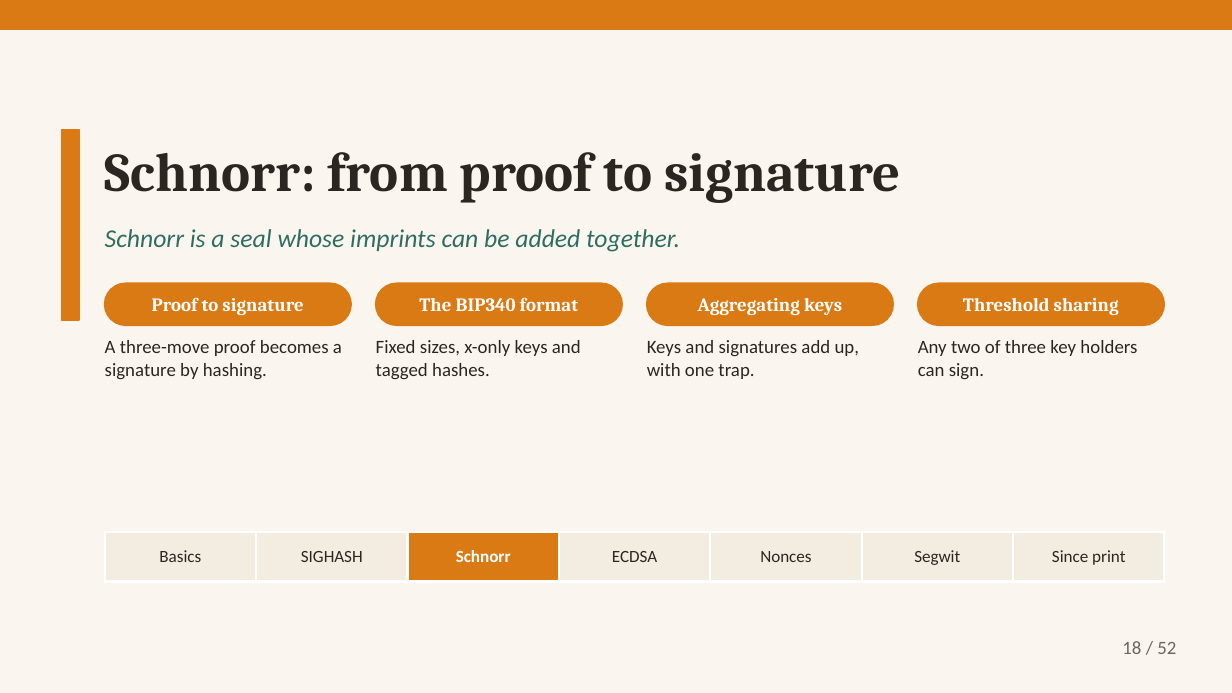
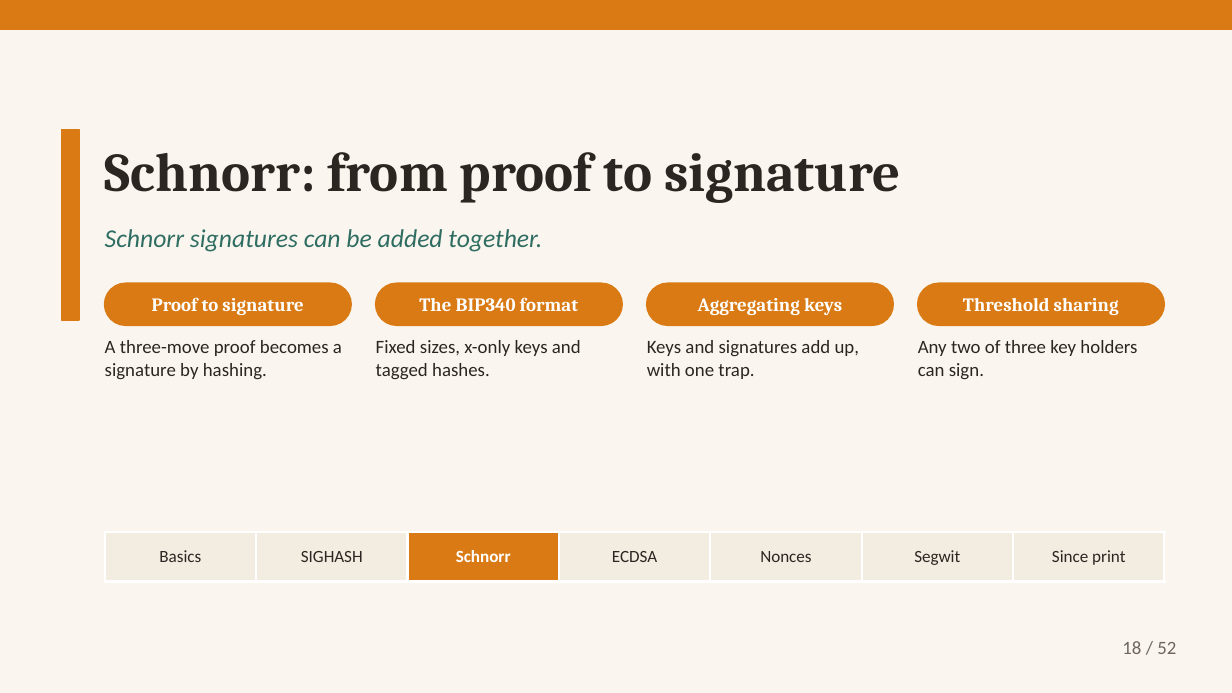
Before and after one commit to altunelyusuf/SEN0401, a slide deck: slide 18 of 03-materials/ch08/SEN0401_Ch08_DigitalSignatures_3e_v2_4_0.pptx. Drawn at 1232x693 pixels with LibreOffice and Linux fonts; fonts in the diff are those of the drawing. Boxes give left, top, right and bottom in pixels: in the first picture for what was removed or moved away, otherwise in the second. Text is boxed around its words. In the diff, an @@ line names an element or a change of style, - is before the commit and + after.

```diff
--- a/03-materials/ch08/SEN0401_Ch08_DigitalSignatures_3e_v2_4_0.pptx
+++ b/03-materials/ch08/SEN0401_Ch08_DigitalSignatures_3e_v2_4_0.pptx
@@ text at (105, 229, 542, 252): text changed @@
-Schnorr is a seal whose imprints can be added together.
+Schnorr signatures can be added together.
```
Also in this commit, not shown: 6 other slides changed, 3 other files.
